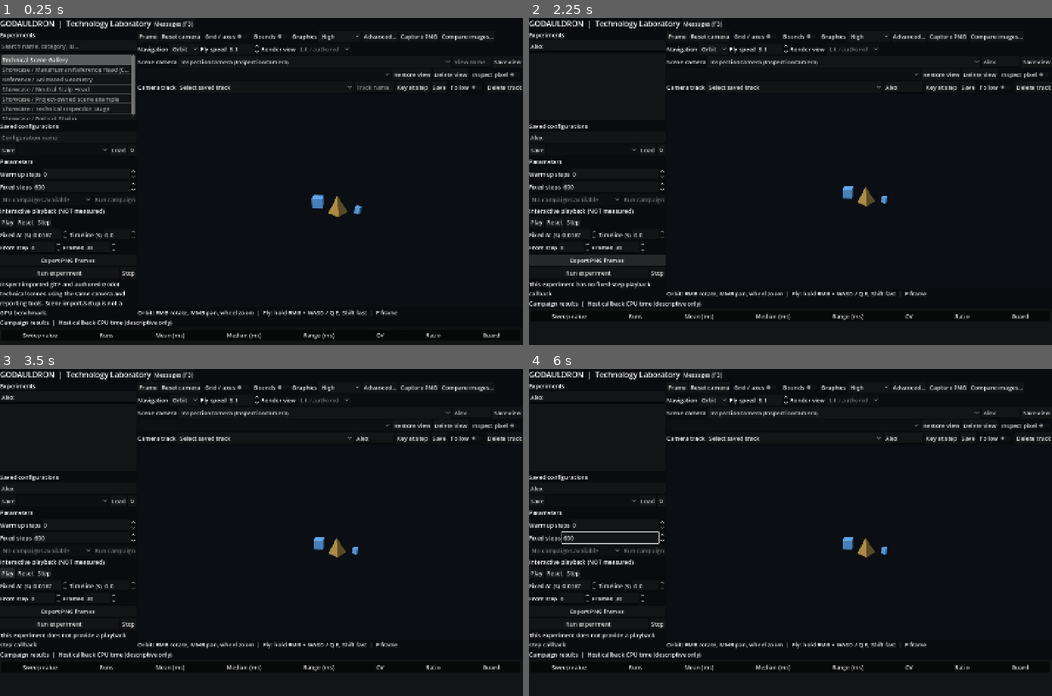
Above: before the commit, frames 1-4 (two rows, left to right).
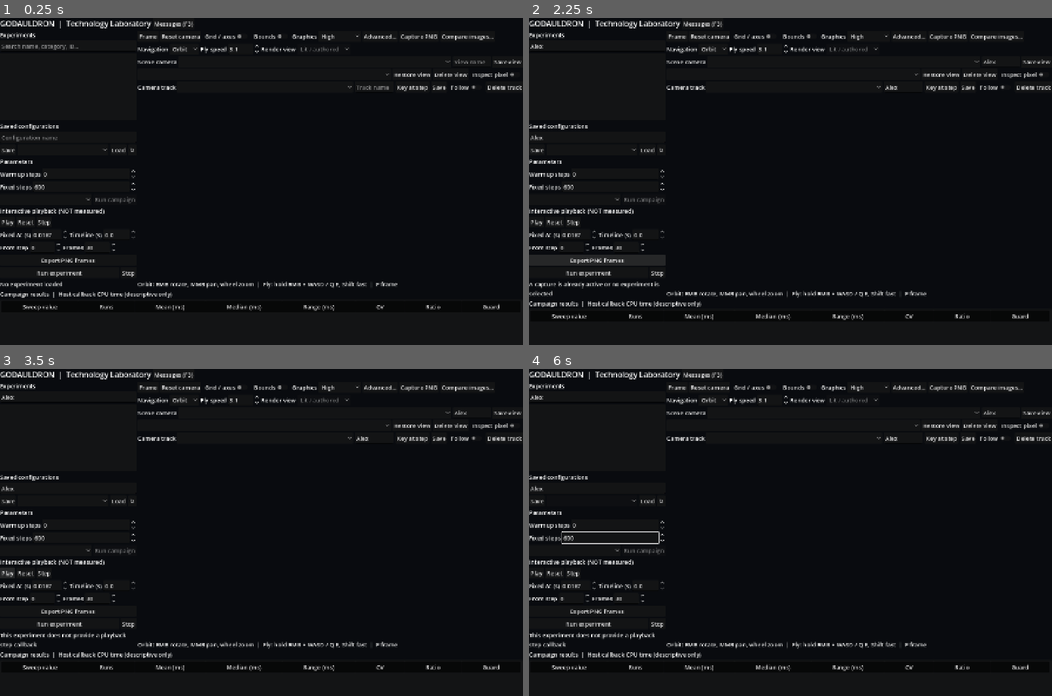
Above: after the commit, the same moments.

Repository: thomthehound/Godauldron
Game: Godot game, scene res://scenes/main.tscn
The game is run twice, just before and just after one commit, with the same random seed, the same clock (stepped at 60 frames per second) and the same inputs.
Inputs (mouse positions are in pixels of both pictures, inside the frame that each line leads up to):
- Up to frame 1 (0.25 s): no input
- Up to frame 2 (2.25 s): click (596, 47) at 0.52 s; type "Alex" at 0.6 s; click (596, 135) at 0.75 s; type "Alex" at 0.83 s; click (999, 60) at 0.98 s; type "Alex" at 1.07 s; click (905, 86) at 1.27 s; type "Alex" at 1.35 s; click "Export PNG frames" at 2 s
- Up to frame 3 (3.5 s): click "Play" at 2.75 s
- Up to frame 4 (6 s): click "Play" at 3.5 s; click "Messages (F3)" at 4.25 s; click "↻" at 5 s; click (596, 532) at 5.75 s, where only the run before the commit has a clickable "Faceted glTF specimen"

The runs differ from the first frame. In frame 1, 5.4% of the frame differs, in the area x 0-96%, y 11-99%; in frame 2, 0.8%; in frame 3, 0.6%; in frame 4, 0.6%.
Error after the commit: Parse Error: Function "_find_world_environment()" not found in base self. (res://scripts/environment_inspection.gd:149)

Commit message:
Resolve actual camera World3D Environment instead of nested unrelated WorldEnvironment

Diff:
--- a/scripts/environment_inspection.gd
+++ b/scripts/environment_inspection.gd
@@ -7,17 +7,25 @@
 var _override: Environment = null
 var _source: String = ""
 var _source_path: String = ""
+var _source_environment: Environment = null
 
 
-static func _find_world_environment(scene: Node) -> WorldEnvironment:
-	if scene == null:
+static func _find_matching_world_environment(scene: Node,
+		viewport: Viewport, effective: Environment) -> WorldEnvironment:
+	# Only attribute a WorldEnvironment from the camera's own viewport tree.
+	# A nested SubViewport has a different world and cannot own this camera's
+	# actual environment, even if the experiment contains that node.
+	if scene == null or effective == null:
 		return null
 	var pending: Array[Node] = [scene]
 	while not pending.is_empty():
 		var node: Node = pending.pop_back()
-		if node is WorldEnvironment and (node as WorldEnvironment).environment != null:
+		if node is WorldEnvironment and (node as WorldEnvironment).environment == effective and \
+				node.get_viewport() == viewport:
 			return node as WorldEnvironment
 		for child in node.get_children():
+			if child is Viewport and child != viewport:
+				continue
 			pending.append(child)
 	return null
 
@@ -36,14 +44,19 @@
 	if camera.environment != null:
 		return {"environment": camera.environment, "camera": camera,
 			"source": "camera", "path": String(scene.get_path_to(camera))}
-	var world: WorldEnvironment = _find_world_environment(scene)
-	if world != null:
-		return {"environment": world.environment, "camera": camera,
-			"source": "scene_world_environment", "path": String(scene.get_path_to(world))}
-	if viewport.world_3d != null and viewport.world_3d.environment != null:
-		return {"environment": viewport.world_3d.environment, "camera": camera,
-			"source": "viewport_world_environment", "path": ""}
-	return {}
+	# The camera's actual world is authoritative, not arbitrary
+	# WorldEnvironment nodes encountered while traversing provider subtrees.
+	var actual_world: World3D = camera.get_world_3d()
+	if actual_world == null or actual_world.environment == null:
+		return {}
+	var effective: Environment = actual_world.environment
+	var world_node: WorldEnvironment = _find_matching_world_environment(
+		scene, camera.get_viewport(), effective)
+	if world_node != null:
+		return {"environment": effective, "camera": camera,
+			"source": "scene_world_environment", "path": String(scene.get_path_to(world_node))}
+	return {"environment": effective, "camera": camera,
+		"source": "camera_world_3d", "path": ""}
 
 
 static func _env_values(resource: Environment) -> Dictionary:
@@ -77,6 +90,10 @@
 		"capture_scope": "Godot Environment settings; not physical HDR radiance or actual display HDR output"}
 
 
+func bound_camera() -> Camera3D:
+	return _camera if is_instance_valid(_camera) else null
+
+
 func enabled() -> bool:
 	return is_instance_valid(_camera) and _override != null and _camera.environment == _override
 
@@ -89,6 +106,7 @@
 	_override = null
 	_source = ""
 	_source_path = ""
+	_source_environment = null
 
 
 func apply(scene: Node, viewport: Viewport, exposure_ev: float,
@@ -118,6 +136,7 @@
 			return {"ok": false, "error": "Cannot clone resolved Environment"}
 		_source = String(resolved["source"])
 		_source_path = String(resolved["path"])
+		_source_environment = resolved["environment"]
 		_camera.environment = _override
 	elif _camera.environment != _override:
 		# Never overwrite a provider that replaced the camera Environment
@@ -125,7 +144,7 @@
 		release()
 		return {"ok": false, "error": "Scene camera Environment changed ownership"}
 	# EV is relative to the original authored exposure, not a hidden reset.
-	var base_environment: Environment = _original
+	var base_environment: Environment = _source_environment
 	if base_environment == null:
 		var world: WorldEnvironment = _find_world_environment(scene)
 		if world != null:
